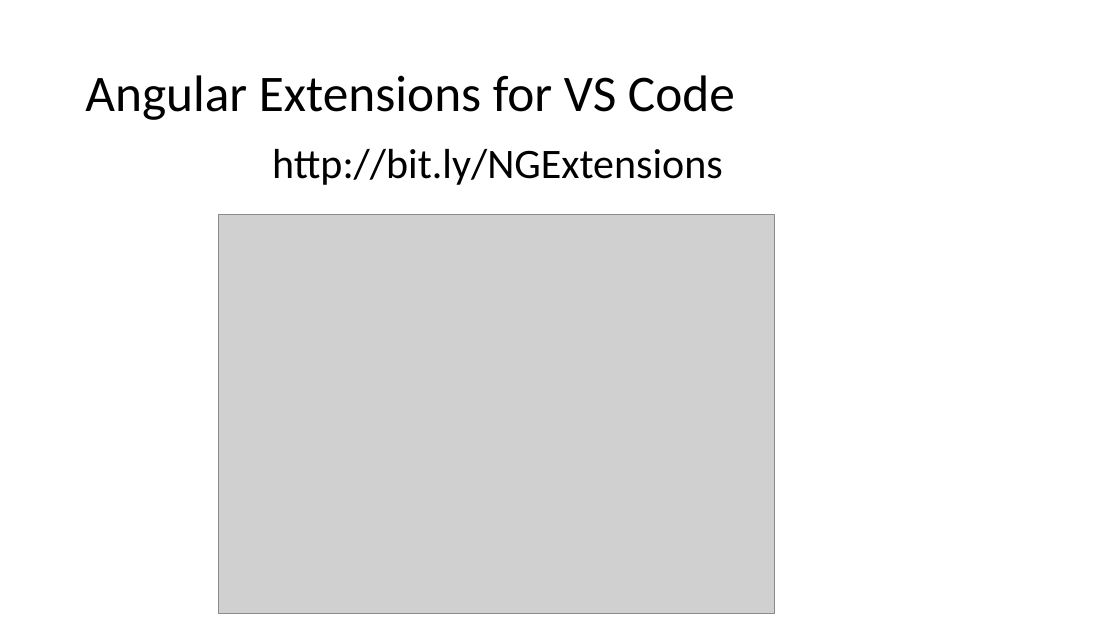
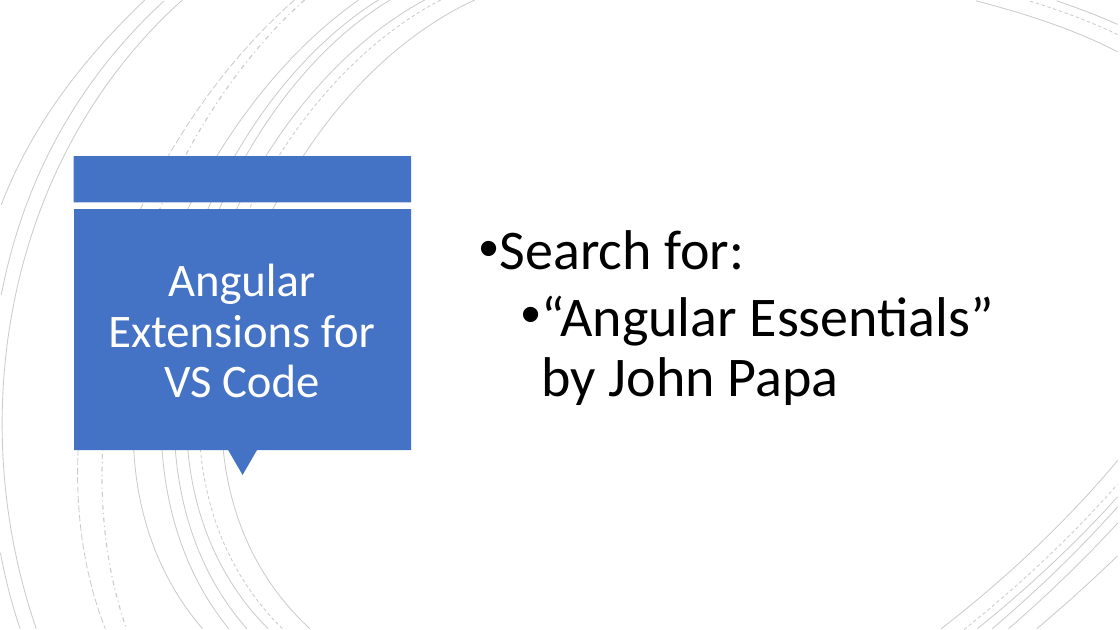
Before and after one commit to NickHodges/AngularToDo, a slide deck: slide 21 of slides/Angular101.pptx (slide 18 before the commit). Drawn at 1120x630 pixels with LibreOffice and Linux fonts; fonts in the diff are those of the drawing; grey boxes stand for pictures. Boxes give left, top, right and bottom in pixels: in the first picture for what was removed or moved away, otherwise in the second. Text is boxed around its words. In the diff, an @@ line names an element or a change of style, - is before the commit and + after.

```diff
--- a/slides/Angular101.pptx
+++ b/slides/Angular101.pptx
@@ group added at [0,0,1118,630]: 21 freeform shapes @@
@@ text removed at [272,149,723,185] @@
-http://bit.ly/NGExtensions
@@ rectangle added at [74,156,412,202], fill #4472C4 @@
@@ rectangle added at [74,209,411,450], fill #4472C4 @@
@@ title "Angular Extensions for VS Code": place and size @@
-title "Angular Extensions for VS Code" at [85,75,735,120]
+title "Angular Extensions for VS Code" at [108,263,375,398]
@@ title "Angular Extensions for VS Code" at [108,263,375,398]: size 44 to 40 pt, text colour #000000 to #FFFFFF; alignment left to centre @@
@@ picture removed at [218,214,775,614] @@
@@ text added at [500,230,994,405], 48 pt, text #000000 @@
+• Search for:
+  • “Angular Essentials” by John Papa
@@ triangle added at [228,450,257,476], fill #4472C4 @@
```
Also in this commit, not shown: 7 other slides changed, 3 slides added.
